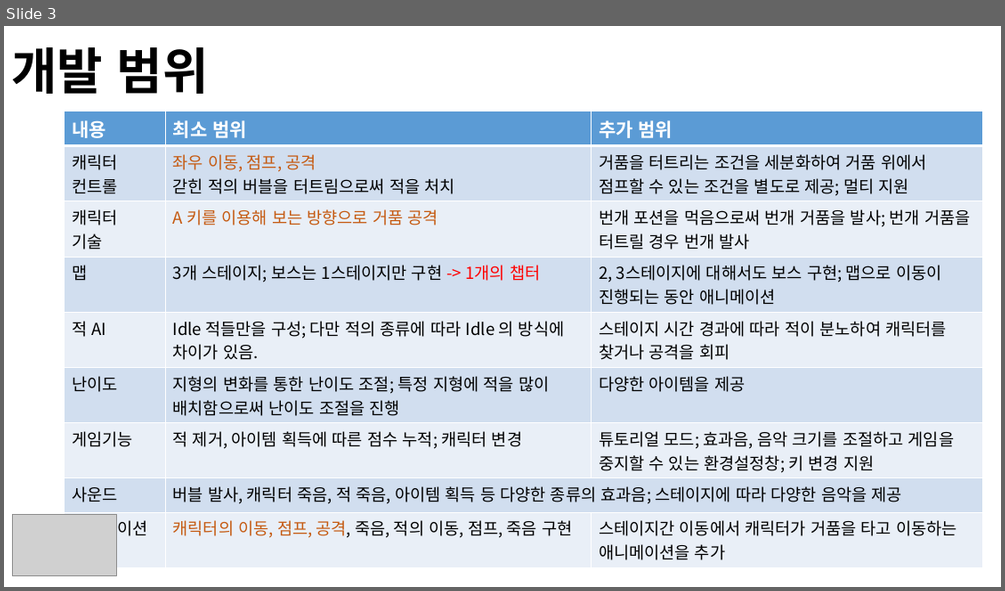
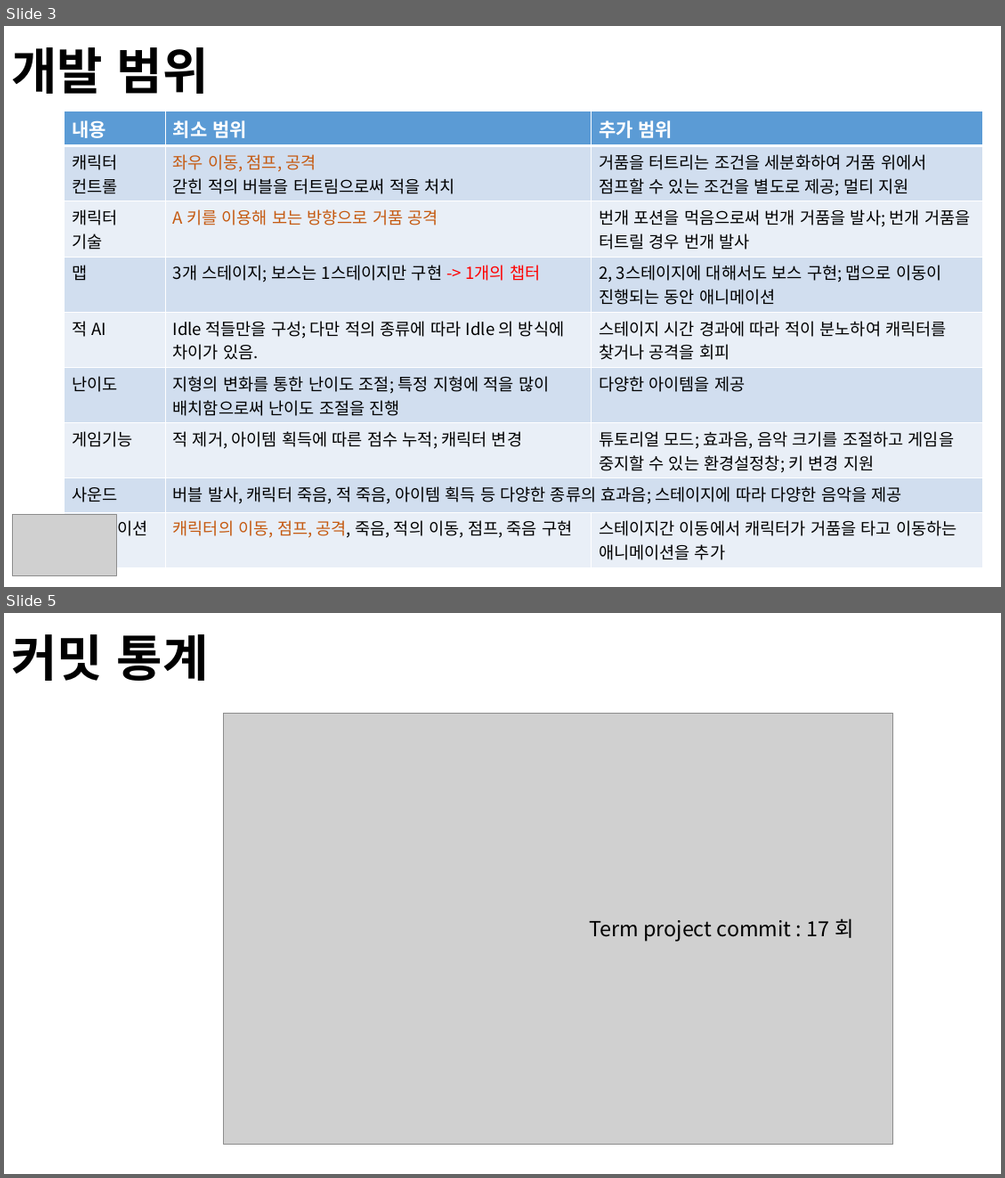
Before and after one commit to HaneulYun/2DGP, a slide deck: project/proposal/프레젠테이션2.pptx. Shown one above the other, each under a label of ours: slide 3 before the commit, slides 3 and 5 after it; the slides between them are not shown. The pictures are 1005x591 and 1005x1178 pixels, drawn with LibreOffice and Linux fonts; fonts in the diff are those of the drawing; grey boxes stand for pictures; background and template pictures are left out. Boxes give left, top, right and bottom in pixels: in the first picture for what was removed or moved away, otherwise in the second. Text is boxed around its words. In the diff, an @@ line names an element or a change of style, - is before the commit and + after.

```diff
--- a/project/proposal/프레젠테이션2.pptx
+++ b/project/proposal/프레젠테이션2.pptx
@@ slide 5 added at [4,613,1001,1174], background picture (left out) @@
@@ text added at [11,634,209,681], 48 pt, text #000000, bold @@
+커밋 통계
@@ picture added at [224,714,892,1144] @@
@@ text added at [589,918,853,941], 20 pt, text #000000 @@
+Term project commit : 17 회
```
Also in this commit, not shown: 2 slides changed, 1 other slide added, 1 other file.
